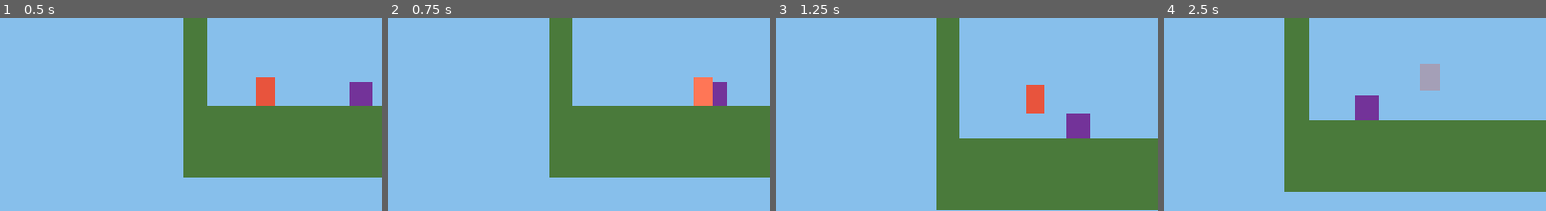
Above: before the commit, frames 1-4 (left to right).
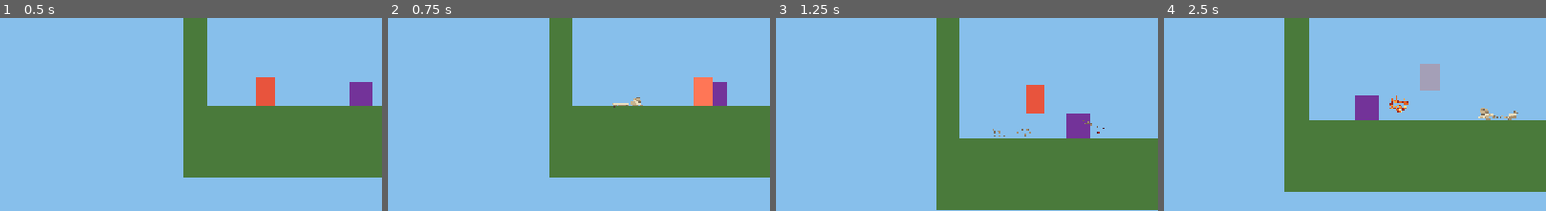
Above: after the commit, the same moments.

Repository: luxopes/gamejam-2026
Game: Godot game, scene res://scenes/level_1.tscn
Same seed, same stepped clock (60 frames per second), same inputs: the game is played once before the commit and once after it.
Inputs:
- Up to frame 1 (0.5 s): no input
- Up to frame 2 (0.75 s): hold Right (attack_right) from 0.53 s (still down); tap Shift (dash) at 0.6 s
- Up to frame 3 (1.25 s): keep holding Right (attack_right); tap Space (jump) at 0.77 s
- Up to frame 4 (2.5 s): tap Shift (dash) at 1.35, 2.1 s; tap Space (jump) at 1.52 s; release Right (attack_right) at 2.03 s; hold Left (attack_left) from 2.03 s (still down)
The pictures show only the part of the screen within x 15-65%, y 48-98%; the shares and areas given below are measured in that part.

Frame 1 is identical in both runs. In frame 2, 0.2% of the frame differs, in the area x 58-67%, y 41-47%; in frame 3, less than 0.1%; in frame 4, 0.4%, in the area x 59-93%, y 40-53%.

Commit message:
art: zapojí efekty seku, zásahu, zranění, dashe a prachu do hráče
Bílý obdélník seku nahradí oblouk, který dohraje celý. Jiskra u každého
zasaženého cíle, výbuch při zranění, prach při dashi po zemi, skoku
a dopadu z výšky (práh landing_dust_speed v Inspektoru).

Diff:
--- a/scenes/player.tscn
+++ b/scenes/player.tscn
@@ -1,6 +1,7 @@
-[gd_scene load_steps=5 format=3]
+[gd_scene load_steps=6 format=3]
 
 [ext_resource type="Script" path="res://scripts/player.gd" id="1"]
+[ext_resource type="PackedScene" path="res://scenes/vfx/slash.tscn" id="2"]
 
 [sub_resource type="RectangleShape2D" id="shape"]
 size = Vector2(32, 48)
@@ -44,10 +45,5 @@
 position = Vector2(40, 0)
 shape = SubResource("attack_shape")
 
-[node name="Slash" type="ColorRect" parent="AttackArea"]
-offset_left = 16.0
-offset_top = -28.0
-offset_right = 64.0
-offset_bottom = 28.0
-mouse_filter = 2
-color = Color(1, 1, 1, 0.6)
+[node name="Slash" parent="AttackArea" instance=ExtResource("2")]
+position = Vector2(40, 0)
--- a/scripts/player.gd
+++ b/scripts/player.gd
@@ -35,6 +35,14 @@
 @export var look_delay := 0.4         ## jak dlouho držet W/S, než se kamera pohne (s)
 @export var look_distance := 180.0    ## o kolik se kamera posune nahoru/dolů (px)
 @export var look_speed := 600.0       ## jak rychle kamera sjede (px/s)
+
+@export_group("Efekty")
+@export var landing_dust_speed := 400.0  ## od jaké rychlosti pádu se při dopadu zvedne prach (px/s)
+
+const HIT_SPARK := preload("res://scenes/vfx/hit_spark.tscn")
+const HURT_BURST := preload("res://scenes/vfx/hurt_burst.tscn")
+const DASH_DUST := preload("res://scenes/vfx/dash_dust.tscn")
+const DUST_PUFF := preload("res://scenes/vfx/dust_puff.tscn")
 
 var _coyote := 0.0
 var _buffer := 0.0
@@ -56,12 +64,11 @@
 @onready var _hurtbox: Area2D = $Hurtbox
 
 @onready var _attack_area: Area2D = $AttackArea
-@onready var _slash: ColorRect = $AttackArea/Slash
+@onready var _slash: Vfx = $AttackArea/Slash
 @onready var _camera: Camera2D = $Camera2D
 
 
 func _ready() -> void:
-	_slash.visible = false
 	# Po smrti začíná hráč na posledním checkpointu
 	var spawn = Game.get_checkpoint(owner)
 	if spawn != null:
@@ -97,6 +104,7 @@
 		_buffer = 0.0
 		_coyote = 0.0
 		_jumping = true
+		_spawn_vfx(DUST_PUFF, global_position)
 	# Krátký stisk = nižší skok (pogo se tím nezkracuje)
 	if Input.is_action_just_released("jump") and _jumping and velocity.y < 0.0:
 		velocity.y *= 0.5
@@ -112,7 +120,11 @@
 
 	_update_attack(delta)
 
+	var fall_speed := velocity.y
+	var was_on_floor := is_on_floor()
 	move_and_slide()
+	if is_on_floor() and not was_on_floor and fall_speed >= landing_dust_speed:
+		_spawn_vfx(DUST_PUFF, global_position)
 
 	if global_position.y > fall_limit_y:
 		die()
@@ -137,8 +149,6 @@
 	if _attack_timer > 0.0:
 		_attack_timer -= delta
 		_check_hits()
-		if _attack_timer <= 0.0:
-			_slash.visible = false
 
 
 func _start_attack(direction: Vector2) -> void:
@@ -149,7 +159,7 @@
 	_attack_timer = attack_duration
 	_cooldown_timer = attack_cooldown
 	_already_hit.clear()
-	_slash.visible = true
+	_slash.play()
 
 
 func _check_hits() -> void:
@@ -163,6 +173,7 @@
 		if not hittable and not target.is_in_group("pogo"):
 			continue
 		_already_hit.append(target)
+		_spawn_vfx(HIT_SPARK, _attack_area.global_position + _attack_dir * 40.0)
 		if hittable:
 			target.hit(_attack_dir)
 		_apply_hit_reaction()
@@ -194,13 +205,15 @@
 		var direction := Input.get_axis("move_left", "move_right")
 		if direction != 0.0:
 			_facing = signf(direction)
-		if not is_on_floor():
+		if is_on_floor():
+			_spawn_vfx(DASH_DUST, global_position, -_facing)   # prach zůstává za hráčem
+		else:
 			_can_air_dash = false
 		_dash_timer = dash_time
 		_dash_cooldown_timer = dash_cooldown
 		# Dash zruší rozběhnutý sek a skok
 		_attack_timer = 0.0
-		_slash.visible = false
+		_slash.stop()
 		_recoil_timer = 0.0
 		_jumping = false
 		_buffer = 0.0
@@ -263,6 +276,7 @@
 		return
 	health = maxi(health - amount, 0)
 	health_changed.emit(health, max_health)
+	_spawn_vfx(HURT_BURST, global_position + Vector2(0, -24))
 	if health == 0:
 		die()
 		return
@@ -285,6 +299,15 @@
 	health_changed.emit(health, max_health)
 
 
+## Vytvoří jednorázový efekt v úrovni (zůstane na místě, i když se hráč pohne).
+## flip = -1 efekt zrcadlí.
+func _spawn_vfx(scene: PackedScene, at: Vector2, flip := 1.0) -> void:
+	var fx: Node2D = scene.instantiate()
+	fx.scale.x *= flip
+	get_parent().add_child(fx)
+	fx.global_position = at
+
+
 func die() -> void:
 	if _dead:
 		return
